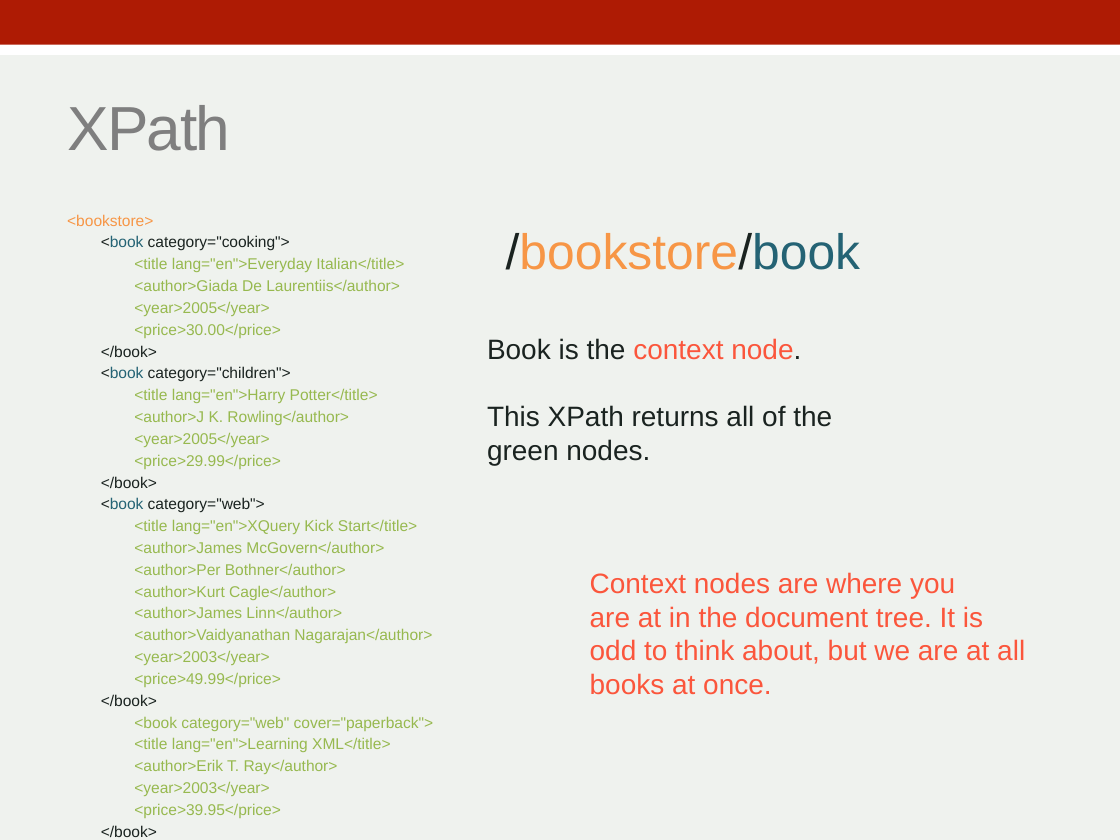
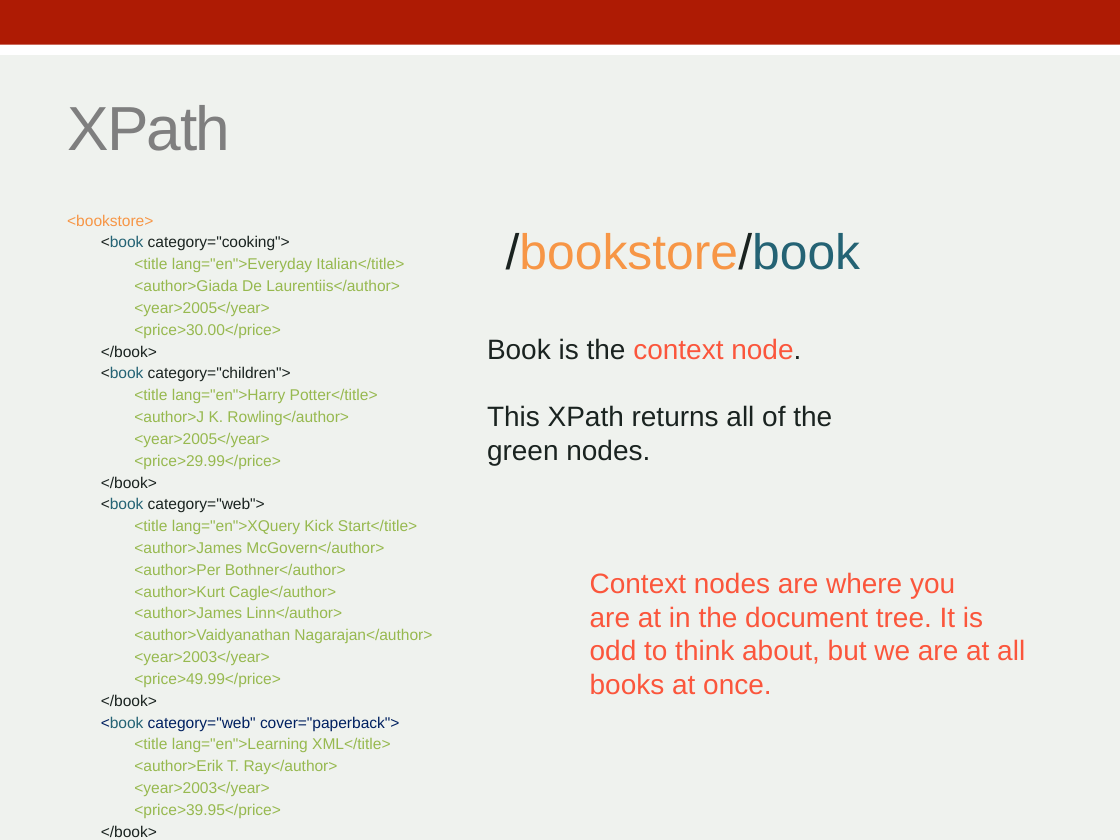
Before and after one commit to zoechao/teaching, a slide deck: slide 10 of xslt/eXtensible.pptx (slide 12 before the commit). Drawn at 1120x840 pixels with LibreOffice and Linux fonts; fonts in the diff are those of the drawing. Boxes give left, top, right and bottom in pixels: in the first picture for what was removed or moved away, otherwise in the second. Text is boxed around its words. In the diff, an @@ line names an element or a change of style, - is before the commit and + after.

```diff
--- a/xslt/eXtensible.pptx
+++ b/xslt/eXtensible.pptx
@@ text at bbox=[101, 716, 399, 731]: text colour #97B94F to #002060 in "<book category="web" cover="paperback">"; text colour #97B94F to #246374 in "<book"; list level 3 to 2 in "<book category="web" cover="paperback">" @@
```
Also in this commit, not shown: 2 other slides changed, 6 slides added, 3 slides removed, 4 other files.
